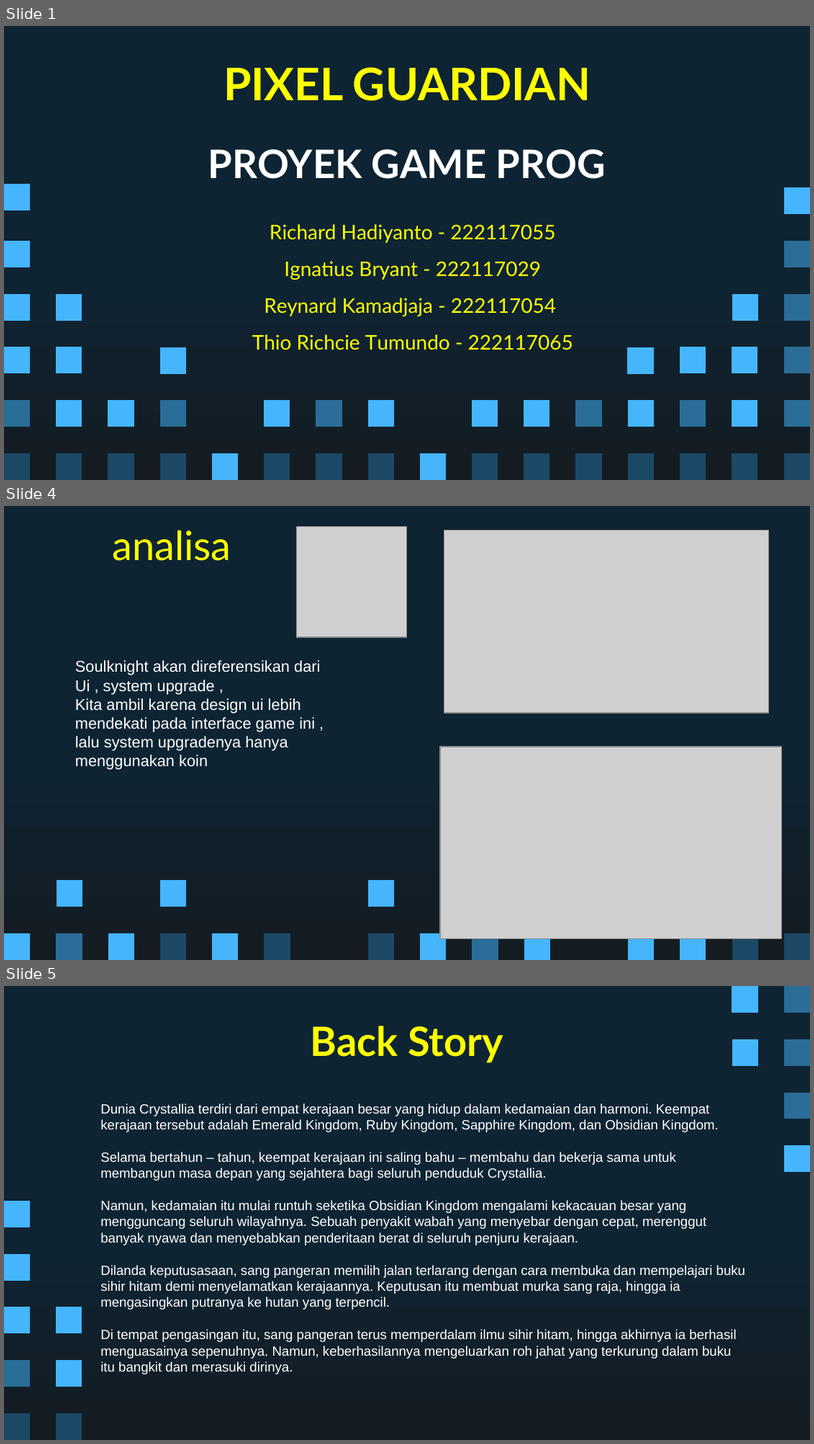
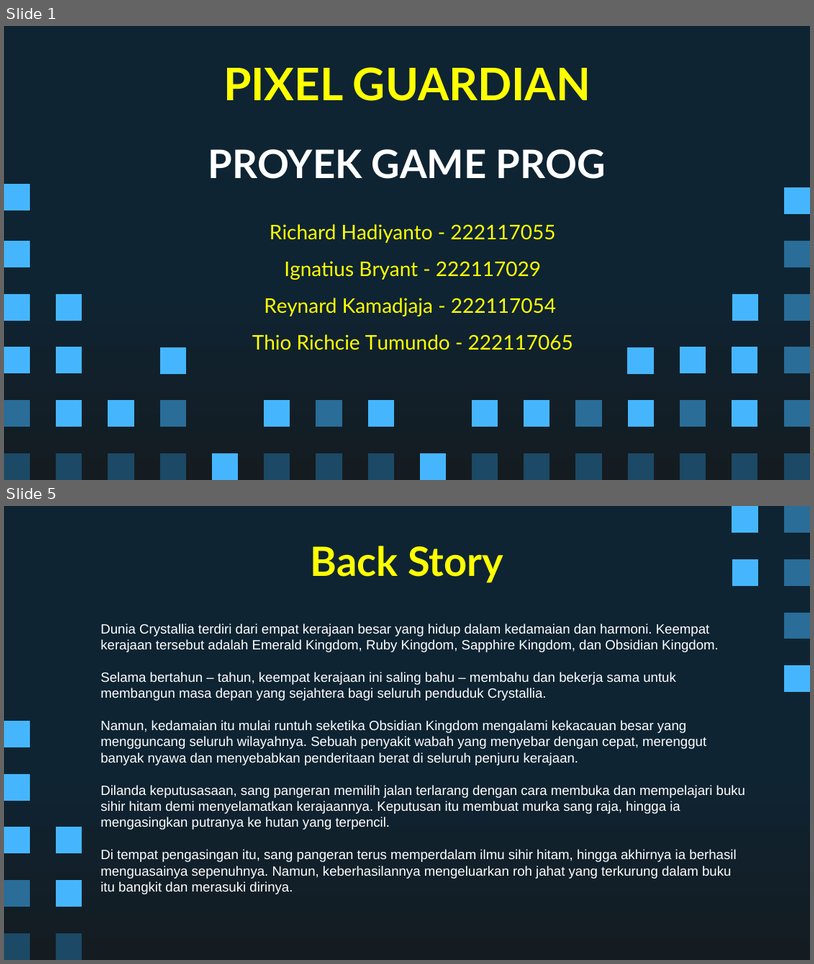
Before and after one commit to Ricardhad/gameProgProject, a slide deck: Super Pixel Vintage Gaming by Slidesgo.pptx. Shown one above the other, each under a label of ours: slides 1, 4 and 5 before the commit, slides 1 and 5 after it; the slides between them are not shown. The pictures are 814x1444 and 814x964 pixels, drawn with LibreOffice and Linux fonts; fonts in the diff are those of the drawing; grey boxes stand for pictures. Boxes give left, top, right and bottom in pixels: in the first picture for what was removed or moved away, otherwise in the second. Text is boxed around its words. In the diff, an @@ line names an element or a change of style, - is before the commit and + after.

```diff
--- a/Super Pixel Vintage Gaming by Slidesgo.pptx
+++ b/Super Pixel Vintage Gaming by Slidesgo.pptx
@@ slide 4 removed at <box>4,506,810,960</box>, background gradient #0E2433 to #141C21 @@
@@ picture removed at <box>297,527,407,638</box> @@
@@ text removed at <box>112,530,232,561</box> @@
-analisa
@@ picture removed at <box>445,530,769,713</box> @@
@@ text removed at <box>75,660,320,770</box> @@
-Soulknight akan direferensikan dari
-Ui , system upgrade ,
-Kita ambil karena design ui lebih mendekati pada interface game ini , lalu system upgradenya hanya menggunakan koin
@@ picture removed at <box>440,746,782,938</box> @@
@@ freeform shape removed at <box>57,880,82,907</box> @@
@@ freeform shape removed at <box>160,880,186,907</box> @@
@@ freeform shape removed at <box>368,880,394,907</box> @@
@@ freeform shape removed at <box>4,934,30,960</box> @@
@@ freeform shape removed at <box>57,934,82,960</box> @@
@@ freeform shape removed at <box>108,932,134,959</box> @@
@@ freeform shape removed at <box>160,934,186,960</box> @@
@@ freeform shape removed at <box>212,932,238,959</box> @@
@@ freeform shape removed at <box>265,934,291,960</box> @@
@@ freeform shape removed at <box>368,932,394,959</box> @@
@@ freeform shape removed at <box>420,932,446,959</box> @@
@@ freeform shape removed at <box>473,932,499,959</box> @@
@@ freeform shape removed at <box>524,934,550,960</box> @@
@@ freeform shape removed at <box>628,932,654,959</box> @@
@@ freeform shape removed at <box>681,934,707,960</box> @@
@@ freeform shape removed at <box>732,934,758,960</box> @@
@@ freeform shape removed at <box>784,934,810,960</box> @@
```
Also in this commit, not shown: 9 slides changed, 3 slides added, 2 other slides removed.
